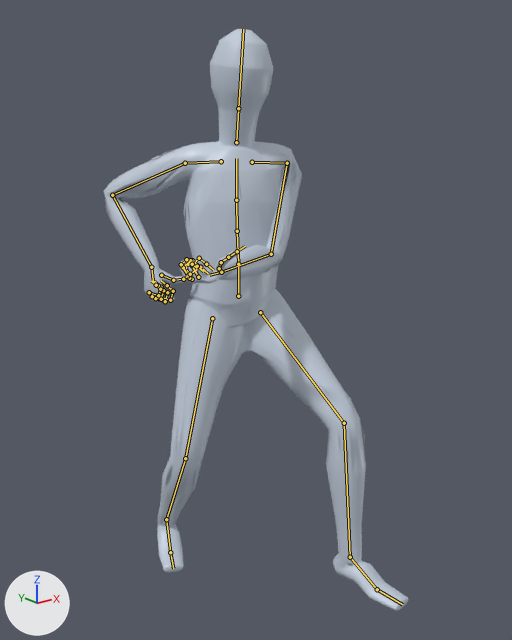
The glTF model app/assets/anims/Base/spear_charge_release.glb: old version first, new version second.
One viewpoint serves both versions: a 50 mm camera at (-1.282, -1.705, 1.517) aimed at (-0.033, -0.144, 0.893). Arrows for +X, +Y and +Z are at lower left; the lights stay in place. The picture after the commit comes second. Both versions are drawn at frame 4 of the action 'Animation'; the numbers are the values there. The bones that change, and the others that lie on the model, are drawn over the model as lines.

The first picture shows 'Body_human_male'.
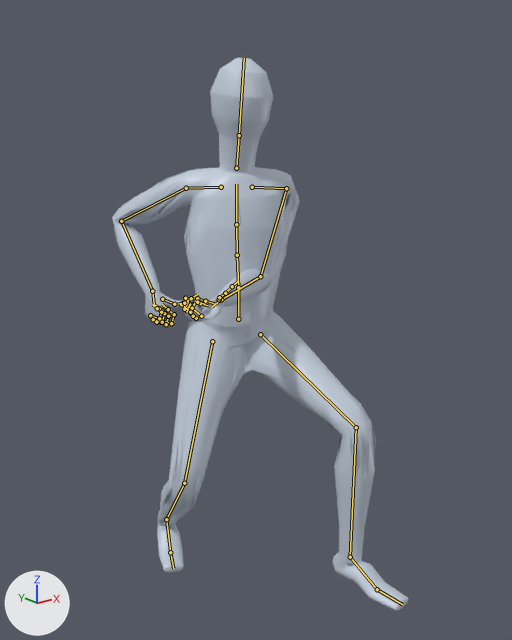
Boxes [x1, y1, x2, y2] around the edits, measured in the pictures (512 x 640 px):
'Body_human_male', posed
    before: [104, 29, 408, 611]
    after: [112, 58, 408, 611]
bone 'mixamorig:Hips', root to tip
    before: (238, 296) to (238, 264)
    after: (238, 319) to (238, 287)
bone 'mixamorig:LeftArm', root to tip
    before: (287, 163) to (271, 254)
    after: (286, 188) to (260, 276)
bone 'mixamorig:LeftHand', root to tip
    before: (221, 272) to (209, 275)
    after: (221, 299) to (211, 307)
bone 'mixamorig:RightArm', root to tip
    before: (185, 163) to (112, 195)
    after: (186, 188) to (121, 221)
bone 'mixamorig:RightHand', root to tip
    before: (151, 267) to (153, 280)
    after: (152, 291) to (154, 304)
bone 'mixamorig:LeftUpLeg', root to tip
    before: (260, 312) to (344, 423)
    after: (260, 334) to (356, 427)
bone 'mixamorig:LeftLeg', root to tip
    before: (344, 423) to (350, 557)
    after: (356, 427) to (350, 557)
bone 'mixamorig:RightUpLeg', root to tip
    before: (212, 318) to (185, 458)
    after: (212, 341) to (184, 483)
bone 'mixamorig:RightLeg', root to tip
    before: (185, 458) to (166, 519)
    after: (184, 483) to (166, 519)

The change in detail:
Bone 'mixamorig:Hips' (bone_mixamorig_hips) moves from (0.0, -0.104, 0.003) to (0.0, -0.179, 0.004).
Bone 'mixamorig:LeftArm' (bone_mixamorig_leftarm) turns from (-86, -26, -35) to (-98, -25, -24) degrees about its own x, y and z.
Bone 'mixamorig:LeftHand' (bone_mixamorig_lefthand) turns from (-69, -69, 70) to (-37, -58, 58) degrees about its own x, y and z.
Bone 'mixamorig:RightArm' (bone_mixamorig_rightarm) turns from (-47, -55, 19) to (-50, -51, 12) degrees about its own x, y and z.
Bone 'mixamorig:RightHand' (bone_mixamorig_righthand) turns from (-18, 21, -42) to (-20, 13, -42) degrees about its own x, y and z.
Bone 'mixamorig:LeftUpLeg' (bone_mixamorig_leftupleg) turns from (52, -20, 1) to (64, -20, 1) degrees about its own x, y and z.
Bone 'mixamorig:LeftLeg' (bone_mixamorig_leftleg) turns from (-43, 0, 0) to (-61, 0, 0) degrees about its own x, y and z.
Bone 'mixamorig:LeftFoot' (bone_mixamorig_leftfoot) turns from (-9, -1, 1) to (-3, -1, 0) degrees about its own x, y and z.
Bone 'mixamorig:RightUpLeg' (bone_mixamorig_rightupleg) turns from (12, 19, -13) to (20, 19, -15) degrees about its own x, y and z.
Bone 'mixamorig:RightLeg' (bone_mixamorig_rightleg) turns from (-44, 0, 0) to (-63, 0, 0) degrees about its own x, y and z.
Bone 'mixamorig:RightFoot' (bone_mixamorig_rightfoot) turns from (29, -1, 15) to (39, -3, 16) degrees about its own x, y and z.
